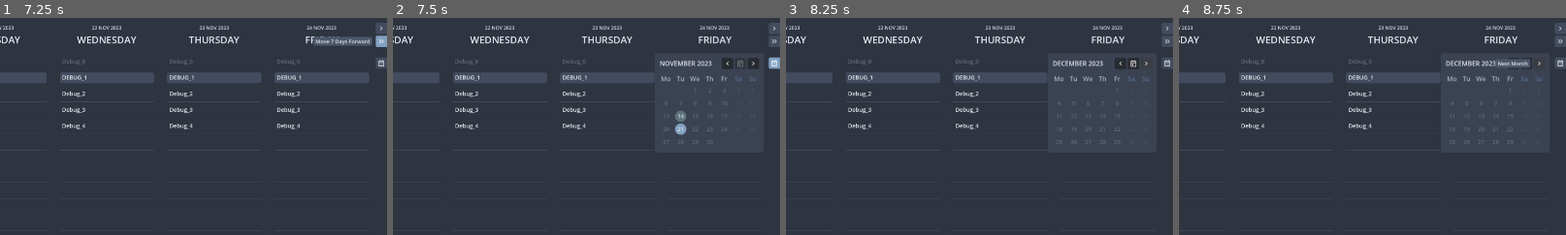
Above: before the commit, frames 1-4 (left to right).
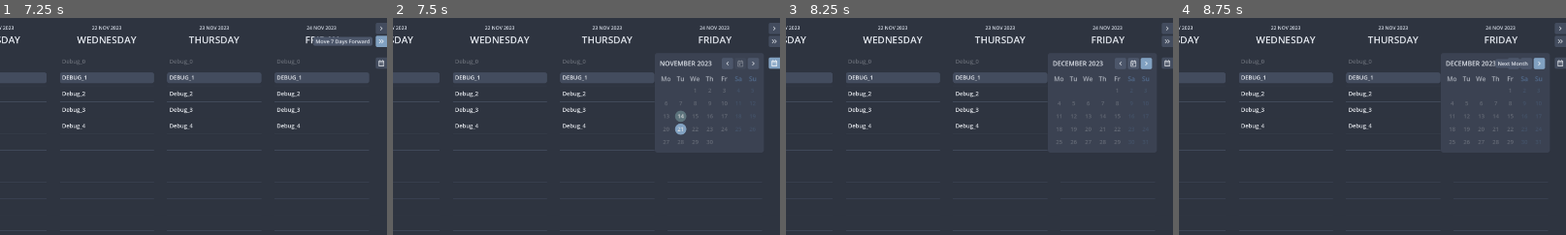
Above: after the commit, the same moments.

Repository: njamster/habituary
Game: Godot game, scene res://entry_point/entry_point.tscn
Two runs of this game, one before a commit and one after it. Both use one fixed random seed, a clock stepped at 60 frames per second and the inputs below.
Inputs (mouse positions are % of the whole screen's width and height, from its top left):
- Up to frame 1 (7.25 s): click (99, 2) at 0.5 s; click (99, 2) at 1.25 s; click (1, 2) at 2 s; click (1, 10) at 2.75 s; click "1" at 3.5 s; click "3" at 4.25 s; click "5" at 5 s; click "7" at 5.75 s; click (99, 5) at 6.5 s
- Up to frame 2 (7.5 s): click (99, 10) at 7.25 s
- Up to frame 3 (8.25 s): click (97, 10) at 8 s
- Up to frame 4 (8.75 s): no input
The pictures show only the part of the screen within x 50-100%, y 0-50%; the shares and areas given below are measured in that part.

Frame 1 is identical in both runs. In frame 2, 0.3% of the frame differs, in the area x 84-95%, y 18-24%; in frame 3, 0.5%; in frame 4, 0.3%.

Commit message:
Theme the calendar widget's buttons

Diff:
--- a/autoloads/settings.gd
+++ b/autoloads/settings.gd
@@ -99,6 +99,16 @@
 
 			theme.set_color("font_color", "CalendarWidget_DayButton_Today", NORD_06)
 			theme.set_color("font_hover_color", "CalendarWidget_DayButton_Today", NORD_00)
+
+			theme.set_color("font_color", "CalendarWidget_Button", NORD_06)
+			theme.set_color("icon_normal_color", "CalendarWidget_Button", NORD_06)
+			theme.set_color("icon_disabled_color", "CalendarWidget_Button", Color(NORD_06, 0.3))
+			var button_stylebox := theme.get_stylebox("normal", "CalendarWidget_Button")
+			button_stylebox.bg_color = NORD_03
+			theme.set_stylebox("normal", "CalendarWidget_Button", button_stylebox)
+			var button_disabled_stylebox := theme.get_stylebox("disabled", "CalendarWidget_Button")
+			button_disabled_stylebox.bg_color = Color(NORD_03, 0.3)
+			theme.set_stylebox("normal", "CalendarWidget_Button", button_disabled_stylebox)
 		else:
 			RenderingServer.set_default_clear_color("#ECEFF4")
 			theme.set_color("font_color", "Label", NORD_00)
@@ -147,6 +157,16 @@
 
 			theme.set_color("font_color", "CalendarWidget_DayButton_Today", NORD_00)
 			theme.set_color("font_hover_color", "CalendarWidget_DayButton_Today", NORD_06)
+
+			theme.set_color("font_color", "CalendarWidget_Button", NORD_00)
+			theme.set_color("icon_normal_color", "CalendarWidget_Button", NORD_00)
+			theme.set_color("icon_disabled_color", "CalendarWidget_Button", Color(NORD_00, 0.3))
+			var button_stylebox := theme.get_stylebox("normal", "CalendarWidget_Button")
+			button_stylebox.bg_color = NORD_04
+			theme.set_stylebox("normal", "CalendarWidget_Button", button_stylebox)
+			var button_disabled_stylebox := theme.get_stylebox("disabled", "CalendarWidget_Button")
+			button_disabled_stylebox.bg_color = Color(NORD_04, 0.3)
+			theme.set_stylebox("normal", "CalendarWidget_Button", button_disabled_stylebox)
 		EventBus.dark_mode_changed.emit(dark_mode)
 
 
--- a/main_window/overlay/calendar_widget/calendar_widget.tscn
+++ b/main_window/overlay/calendar_widget/calendar_widget.tscn
@@ -36,6 +36,7 @@
 layout_mode = 2
 focus_mode = 0
 mouse_default_cursor_shape = 2
+theme_type_variation = &"CalendarWidget_Button"
 icon = ExtResource("2_3qe07")
 
 [node name="Tooltip" type="Node" parent="VBox/HBox/PreviousMonth"]
@@ -46,6 +47,7 @@
 layout_mode = 2
 focus_mode = 0
 mouse_default_cursor_shape = 2
+theme_type_variation = &"CalendarWidget_Button"
 icon = ExtResource("4_w73ku")
 
 [node name="Tooltip" type="Node" parent="VBox/HBox/Today"]
@@ -56,6 +58,7 @@
 layout_mode = 2
 focus_mode = 0
 mouse_default_cursor_shape = 2
+theme_type_variation = &"CalendarWidget_Button"
 icon = ExtResource("5_kngd2")
 
 [node name="Tooltip" type="Node" parent="VBox/HBox/NextMonth"]
--- a/theme/default_theme.tres
+++ b/theme/default_theme.tres
@@ -12,6 +12,54 @@
 corner_radius_bottom_left = 3
 corner_detail = 5
 
+[sub_resource type="StyleBoxFlat" id="StyleBoxFlat_4h52t"]
+content_margin_left = 4.0
+content_margin_top = 4.0
+content_margin_right = 4.0
+content_margin_bottom = 4.0
+bg_color = Color(0.298, 0.337, 0.416, 0.3)
+corner_radius_top_left = 4
+corner_radius_top_right = 4
+corner_radius_bottom_right = 4
+corner_radius_bottom_left = 4
+corner_detail = 5
+
+[sub_resource type="StyleBoxFlat" id="StyleBoxFlat_65f4v"]
+content_margin_left = 4.0
+content_margin_top = 4.0
+content_margin_right = 4.0
+content_margin_bottom = 4.0
+bg_color = Color(0.505882, 0.631373, 0.756863, 1)
+corner_radius_top_left = 4
+corner_radius_top_right = 4
+corner_radius_bottom_right = 4
+corner_radius_bottom_left = 4
+corner_detail = 5
+
+[sub_resource type="StyleBoxFlat" id="StyleBoxFlat_nutyw"]
+content_margin_left = 4.0
+content_margin_top = 4.0
+content_margin_right = 4.0
+content_margin_bottom = 4.0
+bg_color = Color(0.298039, 0.337255, 0.415686, 1)
+corner_radius_top_left = 4
+corner_radius_top_right = 4
+corner_radius_bottom_right = 4
+corner_radius_bottom_left = 4
+corner_detail = 5
+
+[sub_resource type="StyleBoxFlat" id="StyleBoxFlat_f7swm"]
+content_margin_left = 4.0
+content_margin_top = 4.0
+content_margin_right = 4.0
+content_margin_bottom = 4.0
+bg_color = Color(0.368627, 0.505882, 0.67451, 1)
+corner_radius_top_left = 4
+corner_radius_top_right = 4
+corner_radius_bottom_right = 4
+corner_radius_bottom_left = 4
+corner_detail = 5
+
 [sub_resource type="StyleBoxFlat" id="StyleBoxFlat_tcek7"]
 bg_color = Color(0.262745, 0.298039, 0.368627, 1)
 corner_radius_top_left = 45
@@ -246,6 +294,12 @@
 
 [resource]
 AcceptDialog/styles/panel = SubResource("StyleBoxFlat_vf7p3")
+CalendarWidget_Button/base_type = &"Button"
+CalendarWidget_Button/colors/icon_normal_color = Color(0.92549, 0.937255, 0.956863, 1)
+CalendarWidget_Button/styles/disabled = SubResource("StyleBoxFlat_4h52t")
+CalendarWidget_Button/styles/hover = SubResource("StyleBoxFlat_65f4v")
+CalendarWidget_Button/styles/normal = SubResource("StyleBoxFlat_nutyw")
+CalendarWidget_Button/styles/pressed = SubResource("StyleBoxFlat_f7swm")
 CalendarWidget_DayButton/base_type = &"Button"
 CalendarWidget_DayButton/font_sizes/font_size = 14
 CalendarWidget_DayButton/styles/hover = SubResource("StyleBoxFlat_tcek7")
Not shown: 1 places in theme/default_theme.tres that only renumber resources
